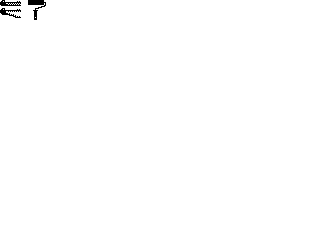
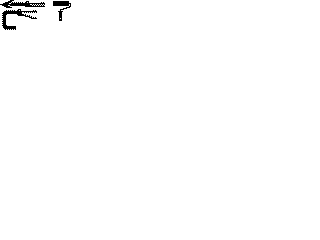
Layered file, before and after one edit (320x240). Changes by layer:
painted on "rolinho grande" over box(28, 0, 71, 21)
painted on "aberto" over box(0, 0, 37, 30)
painted on "fechado" over box(0, 0, 45, 7)
